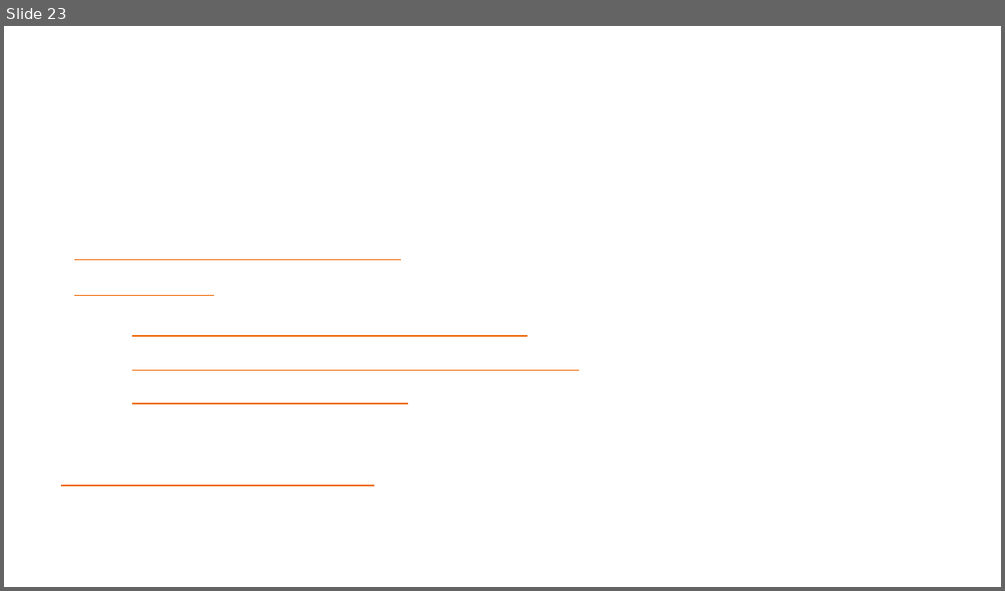
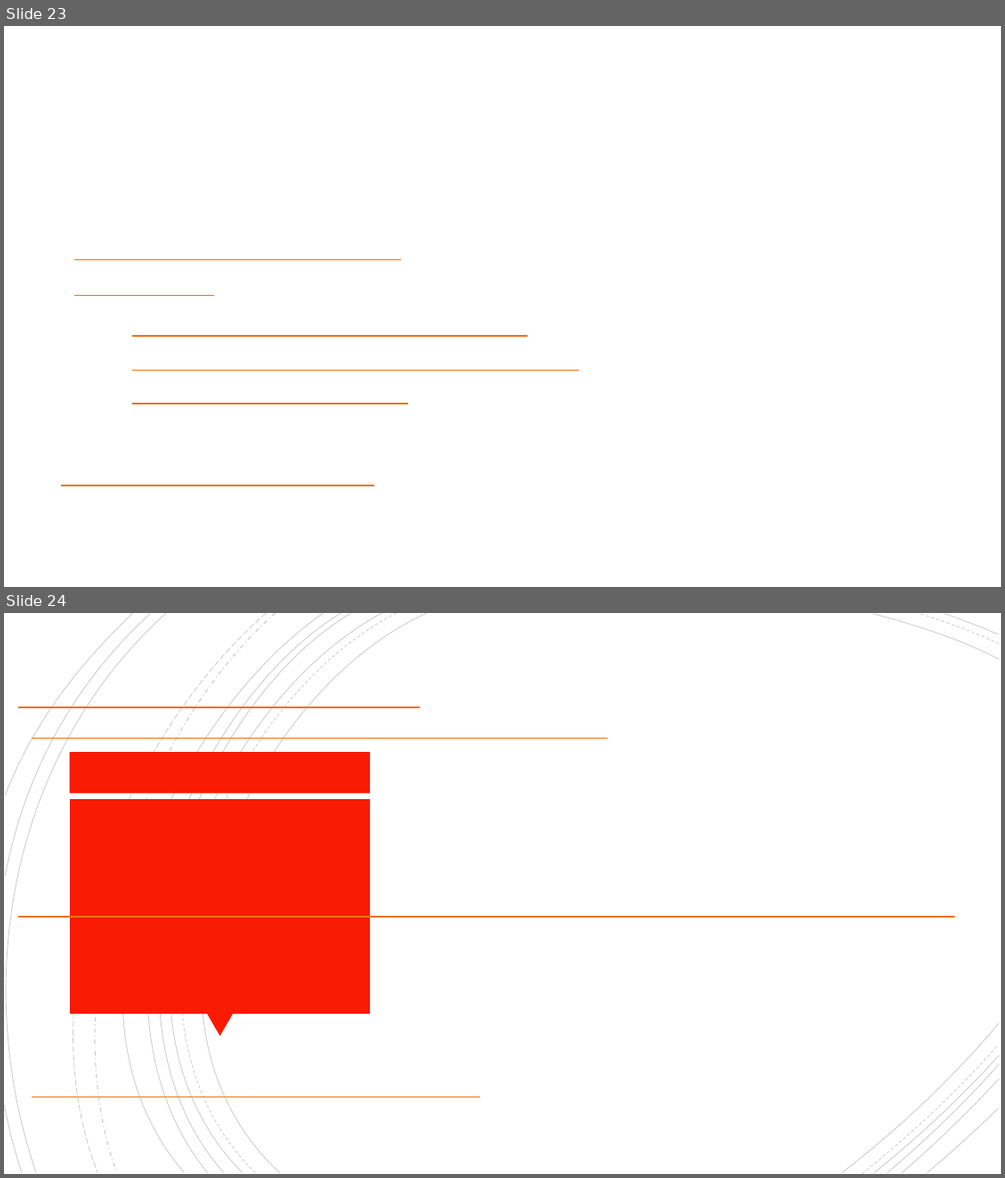
Before and after one commit to letcodesing/project, a slide deck: 개인1/발표용 파일/발표용.pptx. Shown one above the other, each under a label of ours: slide 23 before the commit, slides 23 and 24 after it. The pictures are 1005x591 and 1005x1178 pixels, drawn with LibreOffice and Linux fonts; fonts in the diff are those of the drawing; background and template pictures are left out. Boxes give left, top, right and bottom in pixels: in the first picture for what was removed or moved away, otherwise in the second. Text is boxed around its words. In the diff, an @@ line names an element or a change of style, - is before the commit and + after.

```diff
--- a/개인1/발표용 파일/발표용.pptx
+++ b/개인1/발표용 파일/발표용.pptx
@@ slide 24 added at bbox=[4, 613, 1001, 1174], background picture (left out) @@
@@ group added at bbox=[4, 613, 999, 1174]: 21 freeform shapes @@
@@ line added from (18, 707) to (420, 707), #F17214 1.25 pt @@
@@ line added from (32, 738) to (607, 738), #F17214 1.25 pt @@
@@ rectangle added at bbox=[70, 752, 371, 793], fill #F81B02 @@
@@ rectangle added at bbox=[70, 799, 370, 1013], fill #F81B02 @@
@@ line added from (18, 916) to (955, 916), #F17214 1.25 pt @@
@@ triangle added at bbox=[207, 1013, 233, 1037], fill #F81B02 @@
@@ line added from (32, 1097) to (480, 1097), #F17214 1.25 pt @@
```
Also in this commit, not shown: 1 slide changed, 2 other slides added, 4 slides removed, 3 other files.
